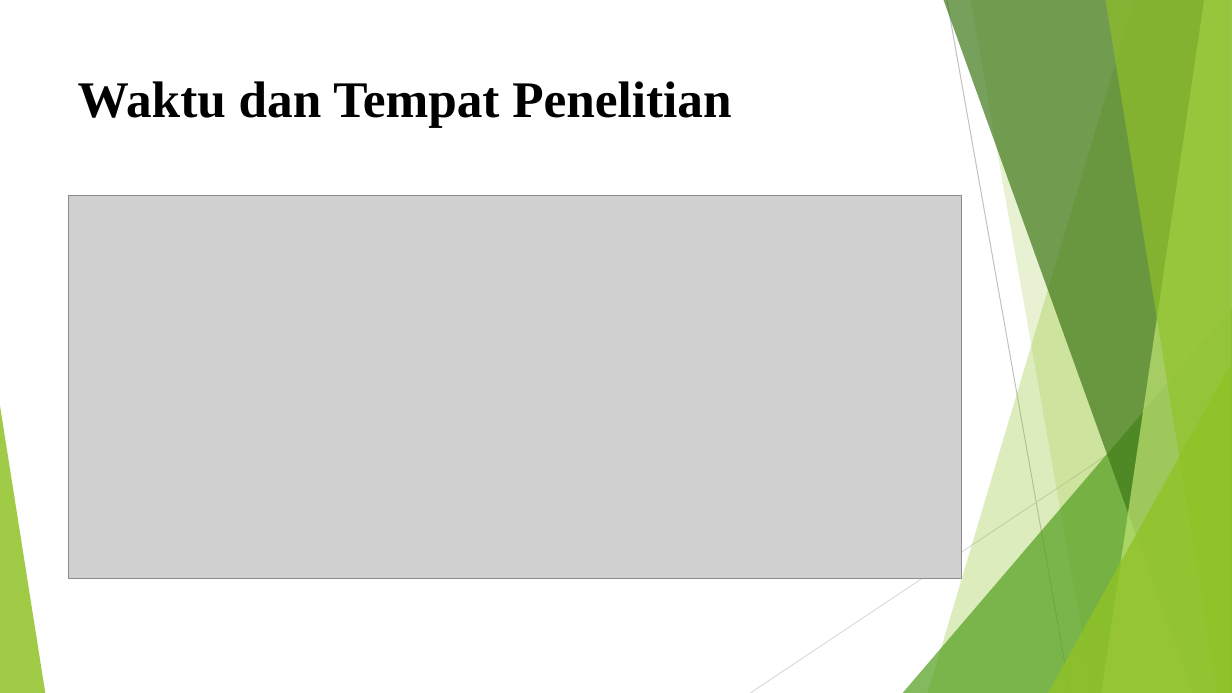
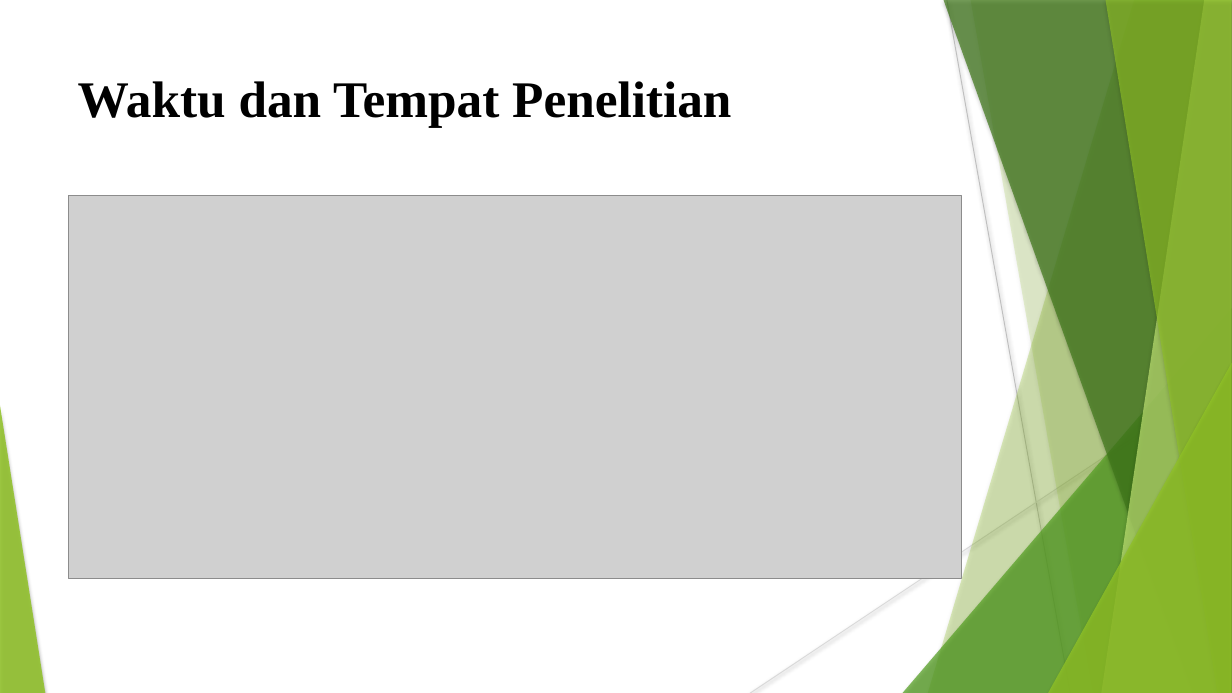
Before and after one commit to jeremia31/kp-magang, a slide deck: slide 7 of ANALISIS DAN PERCANGAN SISTEM MANAJEMEN DATA MARKETING.pptx (slide 8 before the commit). Drawn at 1232x693 pixels with LibreOffice and Linux fonts; fonts in the diff are those of the drawing; grey boxes stand for pictures. Boxes give left, top, right and bottom in pixels: in the first picture for what was removed or moved away, otherwise in the second. Text is boxed around its words. In the diff, an @@ line names an element or a change of style, - is before the commit and + after.

```diff
--- a/ANALISIS DAN PERCANGAN SISTEM MANAJEMEN DATA MARKETING.pptx
+++ b/ANALISIS DAN PERCANGAN SISTEM MANAJEMEN DATA MARKETING.pptx
@@ line (947, 0) - (1070, 693): stroke #BFBFBF 0.75 pt to #BFBFBF 0.74 pt @@
@@ freeform shape at [970, 0, 1232, 693]: shadow on; outline redrawn @@
@@ line (1232, 372) - (750, 693): stroke #D9D9D9 0.75 pt to #D9D9D9 0.74 pt @@
@@ shadow on in 7 elements at [928, 0, 1232, 693], [903, 308, 1232, 693], [944, 0, 1232, 693], [1102, 0, 1232, 693], [1105, 0, 1232, 693], [1048, 363, 1232, 693], [0, 406, 45, 693] @@
```
Also in this commit, not shown: 8 other slides changed, 2 slides added, 3 slides removed, 1 other file.
